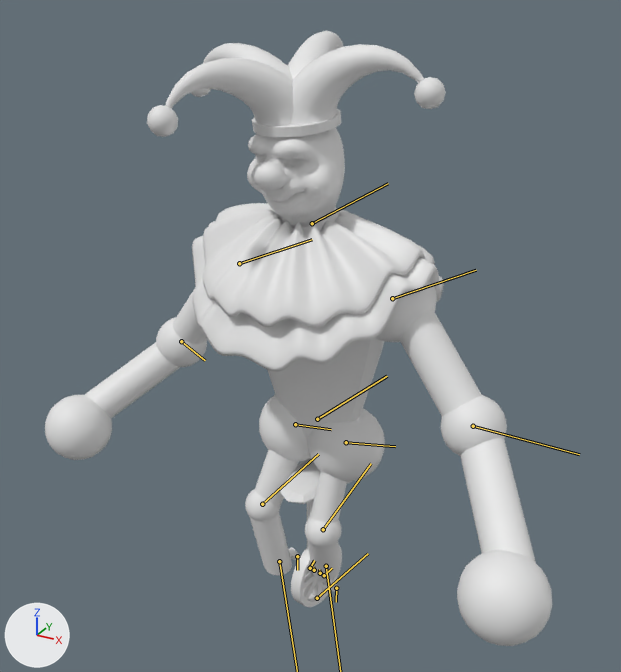
A saved change to the FBX model Assets/_Assets/Prefabs/Bosses/World6Boss/Source/World6Boss.fbx.
Both versions are drawn from a camera (50 mm lens) standing at (2.23, -4.14, 4.03) and looking at (0.02, -0.12, 2.02). The lights are fixed; the arrows at lower left show +X, +Y and +Z. Both versions are drawn at frame 6 of the action 'ClownRig|WalkBase'; the numbers are the values there. The bones that bend it are drawn over the model as lines.

In view in the first picture: 'ClownMesh'.
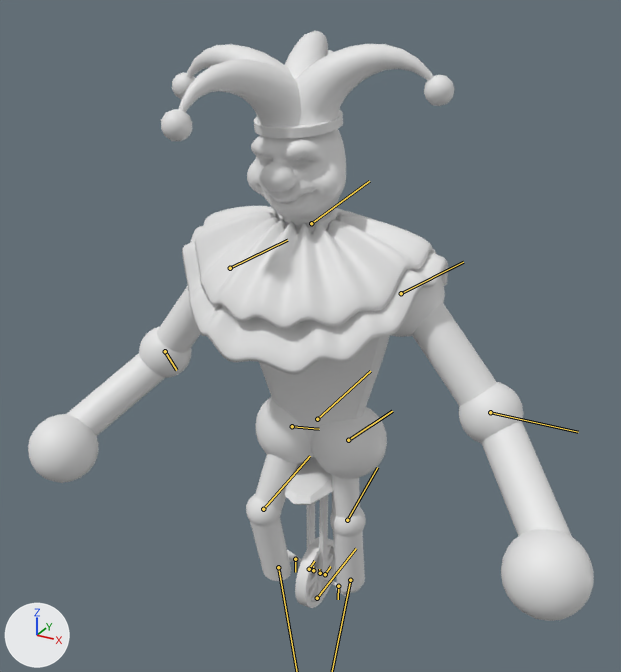
What differs and where, as boxes (x1, y1, x2, y2) in the pictures (621 x 672 px):
'ClownMesh', posed (12% wider): before (45, 31, 552, 646); after (28, 31, 594, 621)
bone 'Root', root to tip: before (317, 598) to (368, 553); after (317, 598) to (356, 548)
bone 'UpperLeg.L', root to tip: before (346, 442) to (395, 446); after (348, 440) to (392, 411)
bone 'LowerLeg.L', root to tip: before (323, 529) to (371, 463); after (347, 520) to (377, 467)
bone 'LowerLeg.R', root to tip: before (262, 504) to (318, 454); after (263, 509) to (310, 456)
bone 'PedalIKLead.L', root to tip: before (336, 588) to (336, 602); after (338, 586) to (338, 599)

What the commit changed:
Bone 'Root' (bone_root) turns from (0, 0, -10) to (0, 0, 0) degrees about its own x, y and z.
Bone 'UpperLeg.L' (bone_upperleg_l) turns from (9, 5, -2) to (-12, 5, -1) degrees about its own x, y and z.
Bone 'LowerLeg.L' (bone_lowerleg_l) turns from (-15, 7, 0) to (23, -3, -1) degrees about its own x, y and z.
Bone 'LowerLeg.R' (bone_lowerleg_r) turns from (-8, 0, 1) to (-7, -1, 0) degrees about its own x, y and z.
Bone 'PedalIKLead.L' (bone_pedaliklead_l) turns from (180, 0, -1) to (0, 0, 179) degrees about its own x, y and z.
